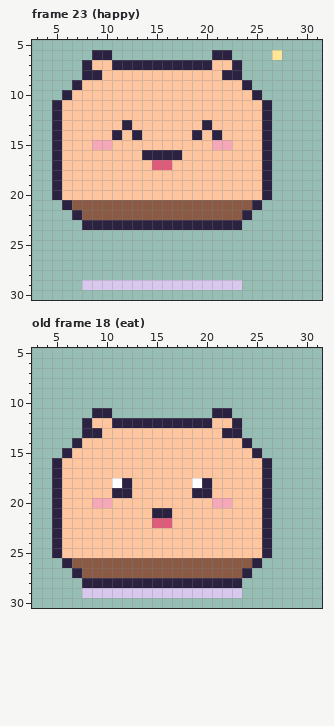
Edited in one commit: pixel-art file (art/characters/basic/dumpling.aseprite). The picture above is the old version.
32x32 pixels, 24 frames. Shown: frame 23 (happy): x 3..31, y 5..30; old frame 18 (eat): x 3..31, y 5..30. The commit also changed other frames, which this record leaves out.
Once edited:
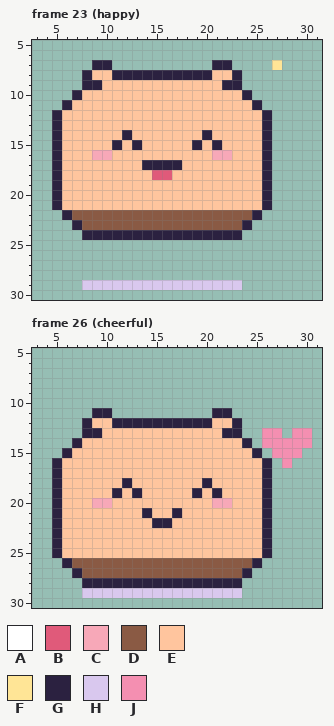
Palette (. is transparent): A #ffffff  B #e05a7a  C #f7a8b8  D #8a5a44  E #ffc59e  F #ffe596  G #2b2140  H #d9c8ee  J #f48fb1
A new or re-ordered frame is compared with the old frame closest to it.
Diff:
frames 24 -> 28
Changed rows in their new state; - is an unchanged pixel.
Frame 23 (happy), layer "pet":
first column x 5:
 6 ----..----------..----.
 7 ---.GG..........GG.---F
 8 ----E-GGGGGGGGGG-E-----
 9 --.GG------------GG.---
10 -.G----------------G.--
11 .G------------------G.-
13 -------E-------E-------
14 ------EGE-----EGE------
15 ----EEG-G-----G-GE-----
16 ----CC---EEEE---CC-----
17 ---------GGGG----------
18 ----------BB-----------
21 GEEEEEEEEEEEEEEEEEEEEG-
22 -GD----------------DG--
23 --GDDDDDDDDDDDDDDDDG---
24 ---GGGGGGGGGGGGGGGG----
Frame 26 (cheerful) is new; against old frame 18 (eat), layer "pet":
first column x 11:
13 ---------------JJ-JJ
14 ---------------JJJJJ
15 ----------------JJJ-
16 -----------------J--
18 E-------E-----------
19 -EG------EG---------
21 ---GEEG-------------
22 ----GG--------------
Changed places in both pictures, as pixel boxes (x1, y1, x2, y2):
changed: (52, 50, 282, 240)
changed: (112, 428, 312, 528)
